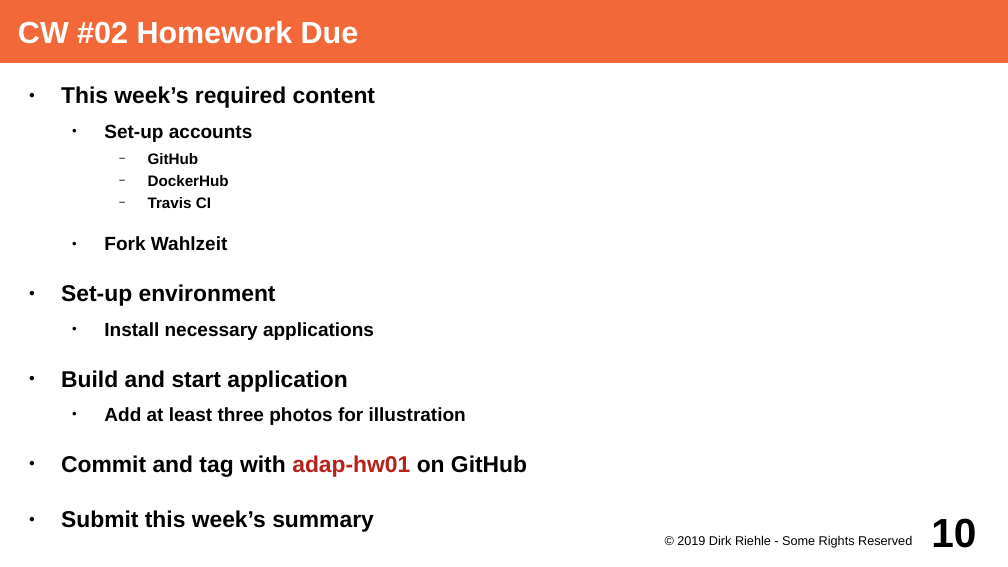
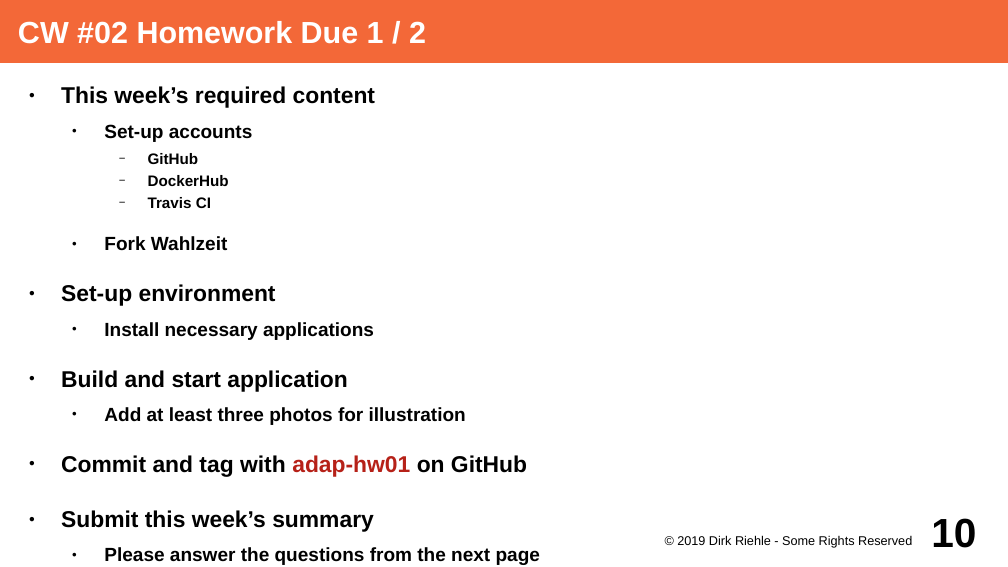
Before and after one commit to dirkriehle/adap-course, a slide deck: slide 10 of Lecture Slides/ADAP A02 - Course Schedule.odp. Drawn at 1008x567 pixels with LibreOffice and Linux fonts; fonts in the diff are those of the drawing. Boxes give left, top, right and bottom in pixels: in the first picture for what was removed or moved away, otherwise in the second. Text is boxed around its words. In the diff, an @@ line names an element or a change of style, - is before the commit and + after.

Commit message:
Updated homework and project set-up for WS 2019/20.

```diff
--- a/Lecture Slides/ADAP A02 - Course Schedule.odp
+++ b/Lecture Slides/ADAP A02 - Course Schedule.odp
@@ title at box(18, 21, 426, 44): text changed @@
-CW #02 Homework Due
+CW #02 Homework Due 1 / 2
@@ text at box(104, 547, 540, 565): paragraph added @@
+  ● Please answer the questions from the next page
```
Also in this commit, not shown: 22 other slides changed, 1 slide added, 3 other files.
